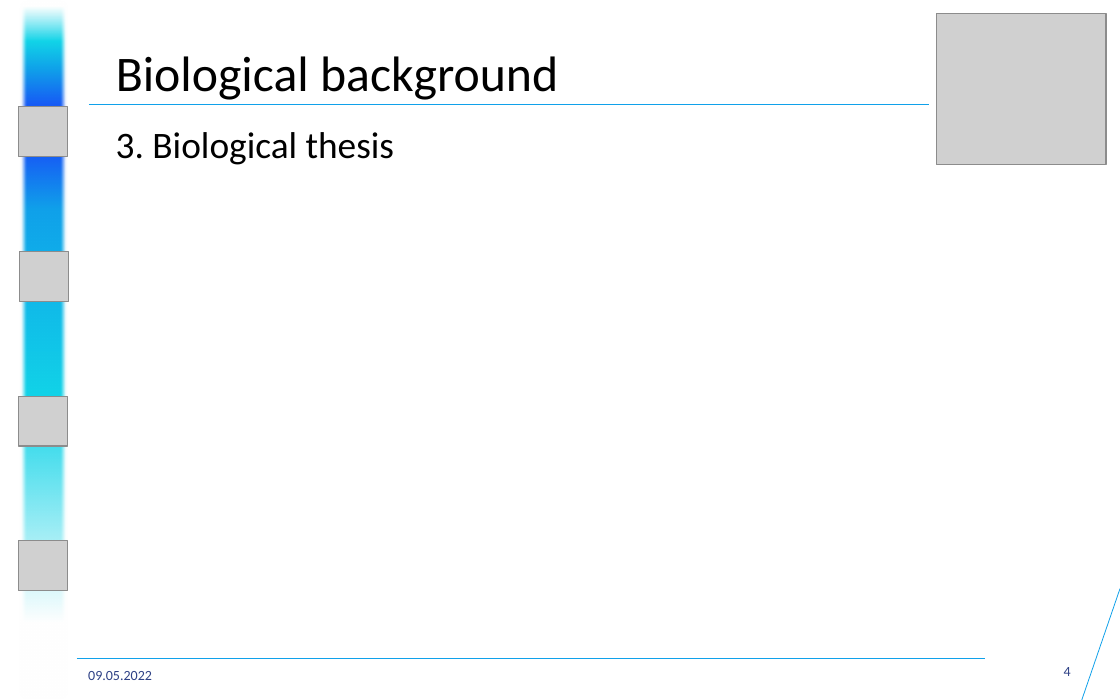
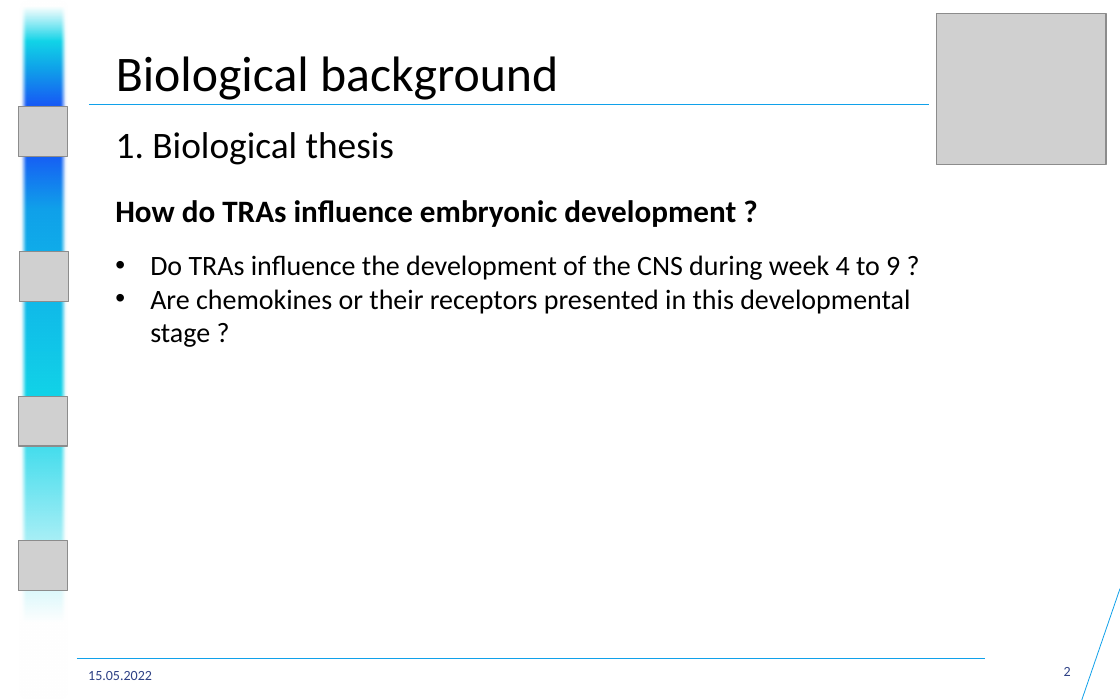
Before and after one commit to datascience-mobi-2022/2022-topic-04-team-01, a slide deck: slide 2 of Presentations/Project Proposal/Project Proposal Presentation Structure+.pptx (slide 4 before the commit). Drawn at 1120x700 pixels with LibreOffice and Linux fonts; fonts in the diff are those of the drawing; grey boxes stand for pictures. Boxes give left, top, right and bottom in pixels: in the first picture for what was removed or moved away, otherwise in the second. Text is boxed around its words. In the diff, an @@ line names an element or a change of style, - is before the commit and + after.

Commit message:
Update Project Proposal Presentation Structure+.pptx
added some slides in biological background

```diff
--- a/Presentations/Project Proposal/Project Proposal Presentation Structure+.pptx
+++ b/Presentations/Project Proposal/Project Proposal Presentation Structure+.pptx
@@ text at (116,132,394,165): text changed @@
-3. Biological thesis
+1. Biological thesis
@@ text added at (115,200,736,227), 20 pt, text #000000, bold @@
+How do TRAs influence embryonic development ?
@@ text added at (150,255,910,347), 18 pt, text #000000 @@
+• Do TRAs influence the development of the CNS during week 4 to 9 ?
+• Are chemokines or their receptors presented in this developmental stage ?
@@ text at (88,671,152,680): text changed @@
-09.05.2022
+15.05.2022
@@ page number at (1064,667,1071,676): text changed @@
-4
+2
```
Also in this commit, not shown: 6 other slides changed, 3 slides added.
